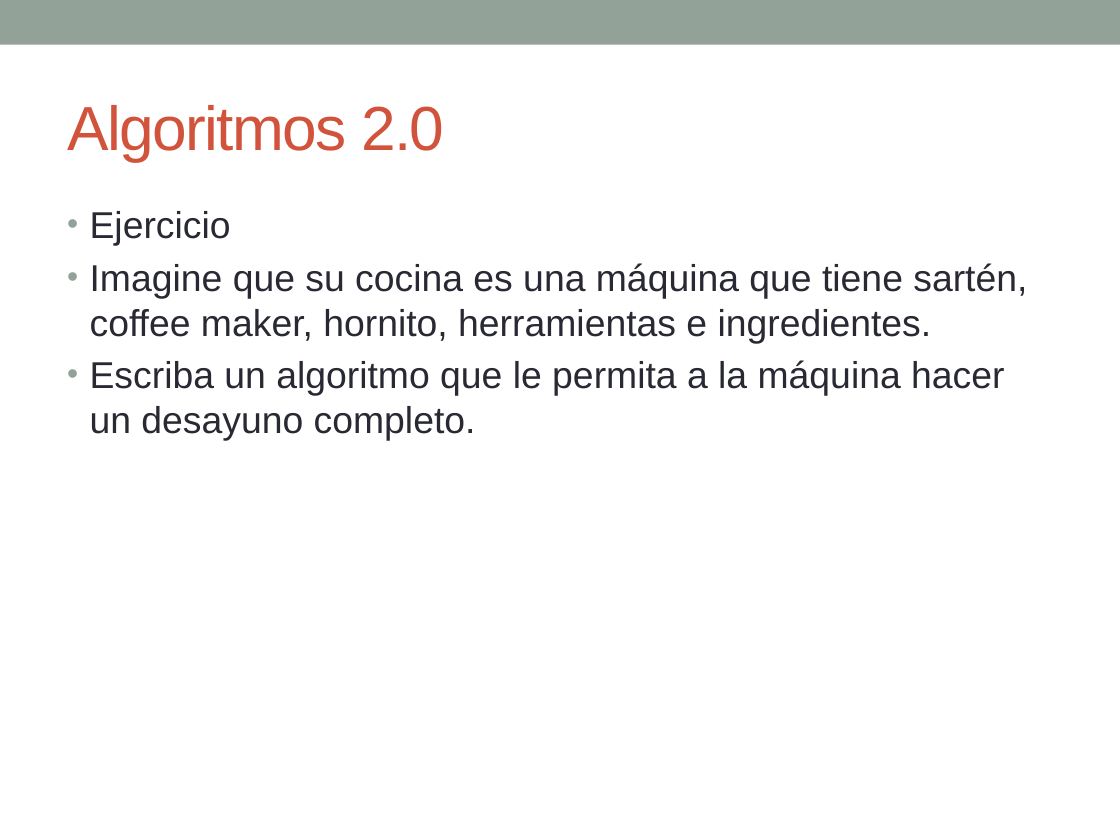
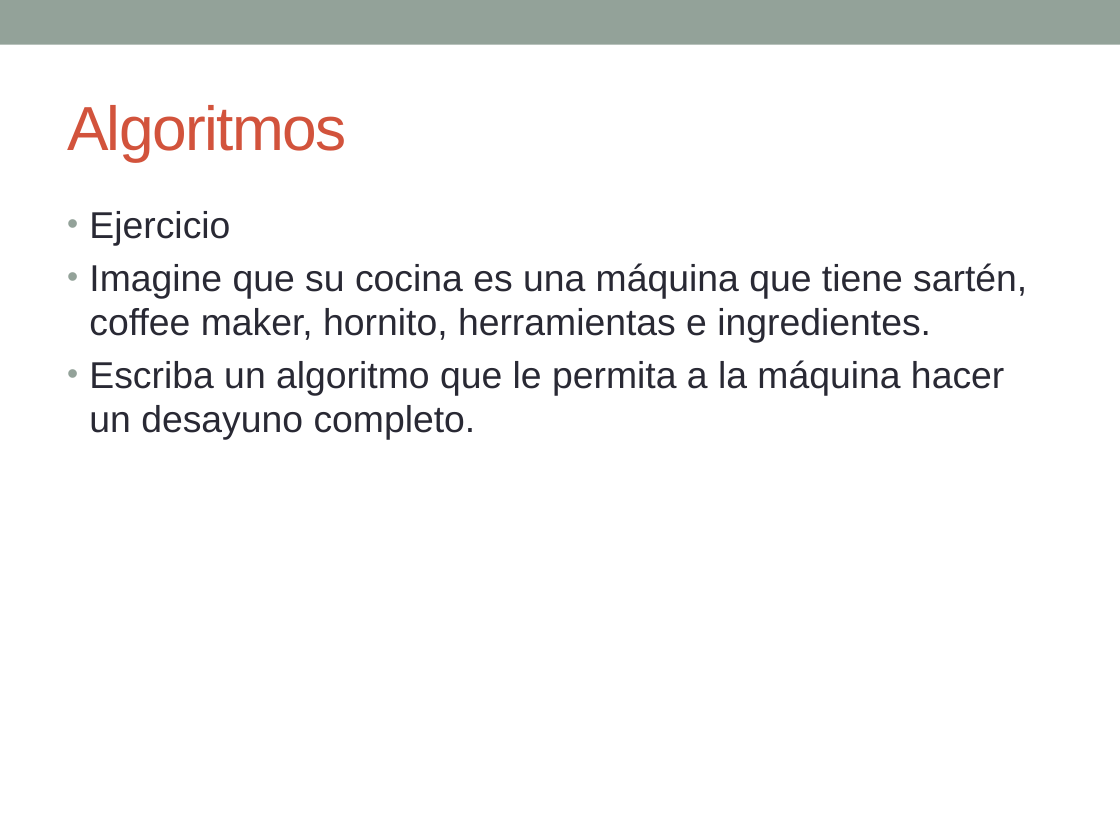
Before and after one commit to esolorzanob/UPI_Introduccion, a slide deck: slide 8 of Semana 2.pptx (slide 4 before the commit). Drawn at 1120x840 pixels with LibreOffice and Linux fonts; fonts in the diff are those of the drawing. Boxes give left, top, right and bottom in pixels: in the first picture for what was removed or moved away, otherwise in the second. Text is boxed around its words. In the diff, an @@ line names an element or a change of style, - is before the commit and + after.

```diff
--- a/Semana 2.pptx
+++ b/Semana 2.pptx
@@ text at <box>67,105,347,162</box>: text changed @@
-Algoritmos 2.0
+Algoritmos
```
Also in this commit, not shown: 9 other slides changed, 4 slides added, 5 slides removed, 25 other files.
